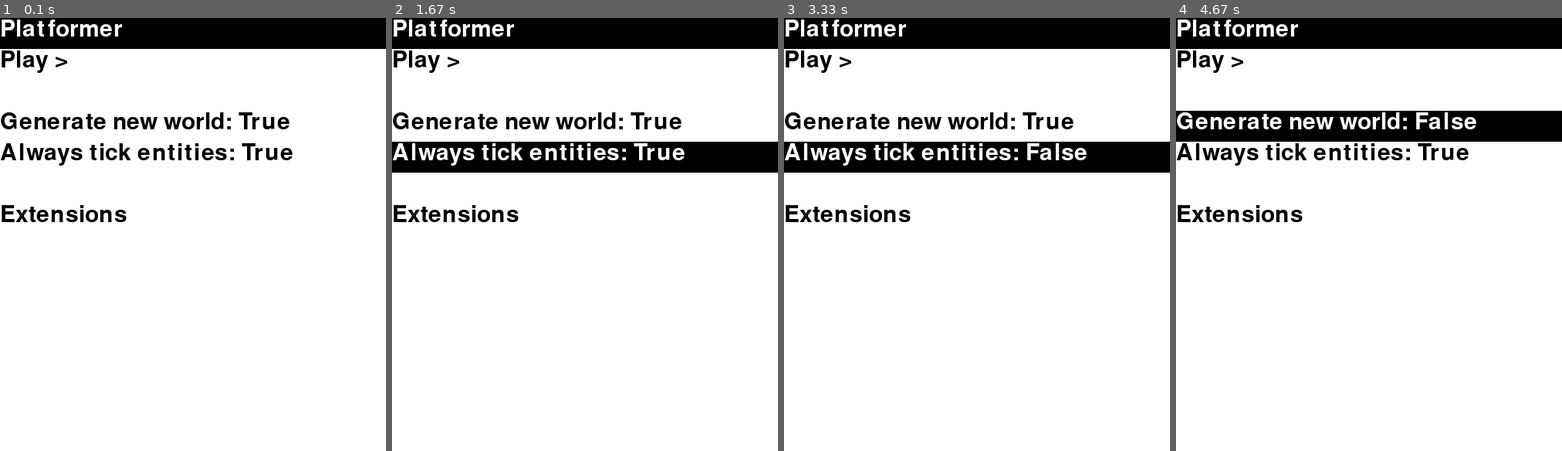
Above: before the commit, frames 1-4 (left to right).
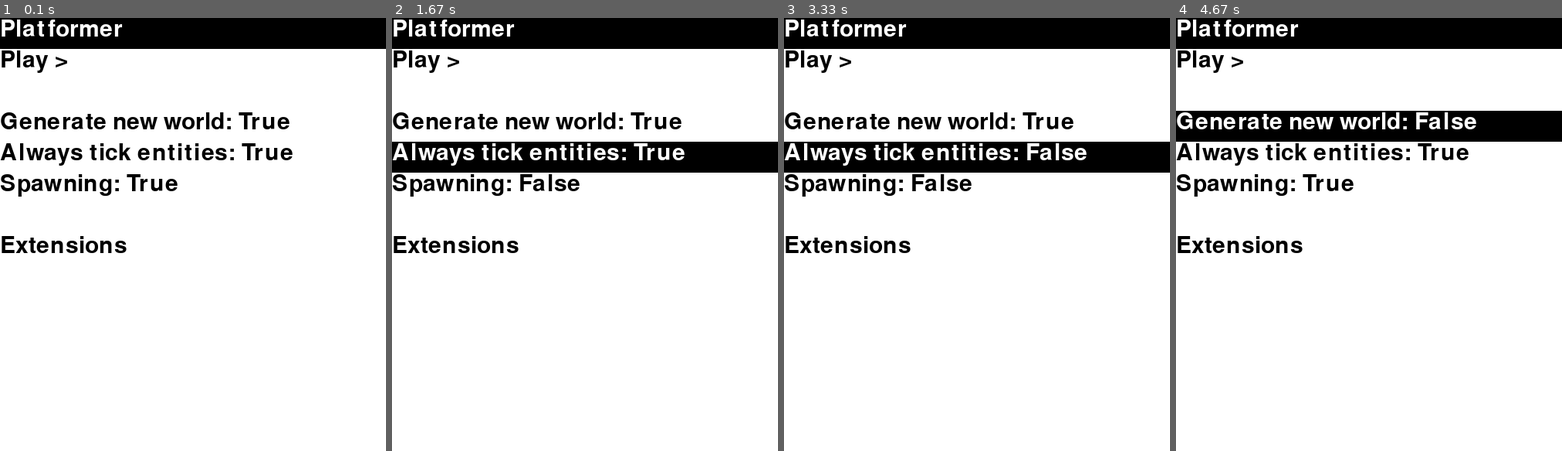
Above: after the commit, the same moments.

Repository: sillypantscoder/pygame_platformer_2
Game: pygame game, started from main.py
The game is run twice, just before and just after one commit, with the same random seed, the same clock (stepped at 60 frames per second) and the same inputs.
Inputs (mouse positions are in pixels of both pictures, inside the frame that each line leads up to):
- Up to frame 1 (0.1 s): no input
- Up to frame 2 (1.67 s): click (480, 182) at 0.38 s, where only the run after the commit has a clickable "Spawning: True"; click "Platformer" at 0.72 s; hold Right 1-1.47 s; move the mouse to (507, 78) at 1.03 s; hold Up from 1.5 s (still down); move the mouse to (461, 152) at 1.53 s
- Up to frame 3 (3.33 s): release Up at 1.8 s; hold Right 1.83-2.3 s; move the mouse to (1100, 87) at 1.87 s; hold Left 2.33-2.87 s; move the mouse to (868, 303) at 2.37 s; click (1065, 169) at 2.95 s; press the mouse at (1065, 169) at 3.27 s
- Up to frame 4 (4.67 s): move the mouse to (1426, 160) at 3.37 s; release the mouse at (1392, 147) at 3.5 s; hold Left 3.57-3.97 s; click (1260, 195) at 3.65 s; hold Up 4-4.37 s; click (1480, 269) at 4.08 s; hold Right from 4.4 s (still down); click (1307, 126) at 4.48 s

The runs differ from the first frame. In frame 1, 2.0% of the frame differs, in the area x 0-46%, y 36-55%; in frame 2, 2.1%, in the area x 0-49%, y 36-55%; in frame 3, 2.1%; in frame 4, 2.0%.

Commit message:
Added "Spawning" option

Diff:
--- a/main.py
+++ b/main.py
@@ -83,22 +83,27 @@
 
 gennewworld = True
 alwaystick = True
+doSpawning = True
 
 def WORLDSELECTION():
 	global gennewworld
 	global alwaystick
+	global doSpawning
 	gennewworld = True
 	alwaystick = True
+	doSpawning = True
 	running = True
 	while running:
-		option = SELECTOR("Platformer", ["Play >", "", "Generate new world: " + str(gennewworld), "Always tick entities: " + str(alwaystick), "", "Extensions"])
+		option = SELECTOR("Platformer", ["Play >", "", "Generate new world: " + str(gennewworld), "Always tick entities: " + str(alwaystick), "Spawning: " + str(doSpawning), "", "Extensions"])
 		if option == 0:
 			running = False
 		elif option == 2:
 			gennewworld = not gennewworld
 		elif option == 3:
 			alwaystick = not alwaystick
-		elif option == 5:
+		elif option == 4:
+			doSpawning = not doSpawning
+		elif option == 6:
 			EXTENSIONS()
 		c.tick(60)
 		pygame.display.flip()
@@ -594,7 +599,7 @@
 		for s in sets:
 			WORLD[s["pos"][0]][s["pos"][1]] = s["state"]
 		# Spawning
-		if random.random() < 0.001:
+		if doSpawning and random.random() < 0.001:
 			Spawner(random.randint(0, BOARDSIZE[0] * CELLSIZE), random.randint(0, BOARDSIZE[1] * CELLSIZE))
 		# Players & Screen
 		player.tick()
Not shown, changed: extensions/lava.zip
